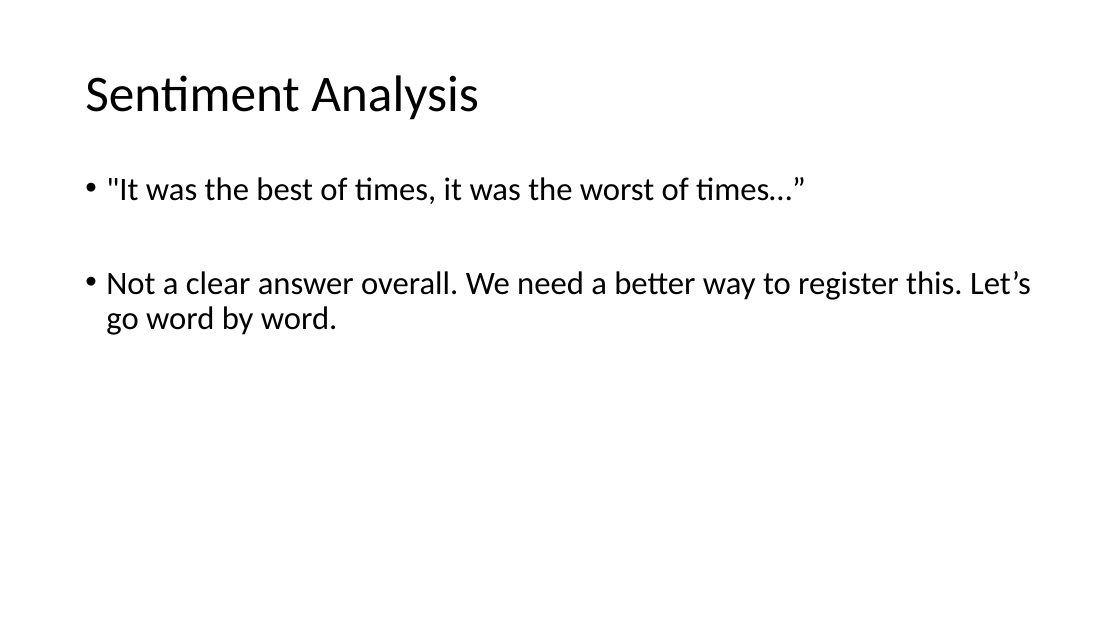
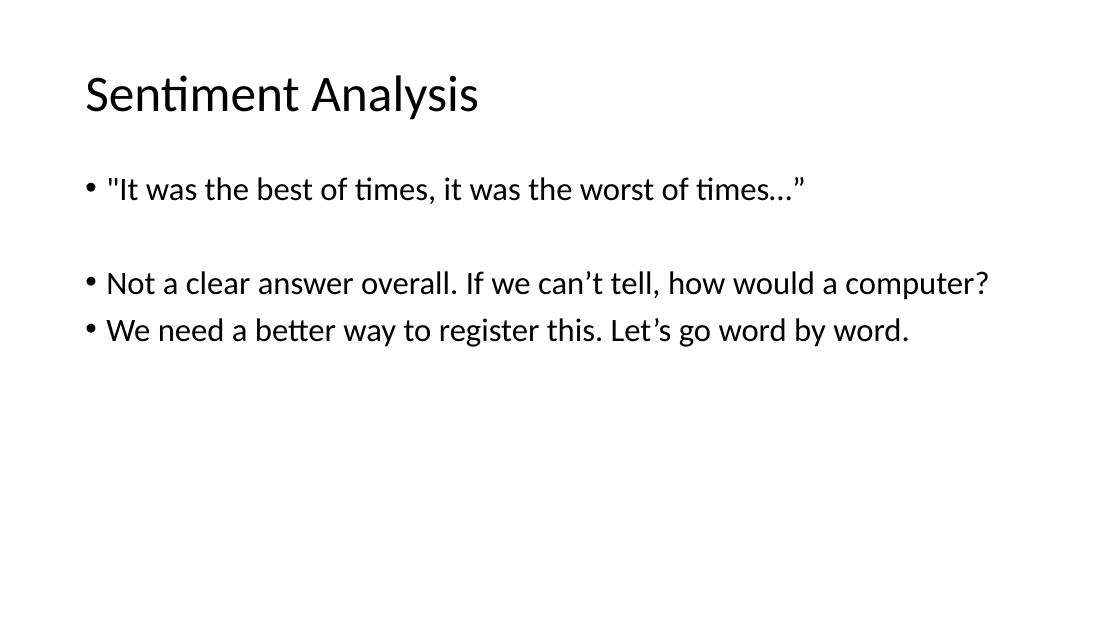
Before and after one commit to scholarslab/praxis, a slide deck: slide 12 of assets/workshop-on-workshops/workshop-on-workshops.pptx (slide 10 before the commit). Drawn at 1120x630 pixels with LibreOffice and Linux fonts; fonts in the diff are those of the drawing. Boxes give left, top, right and bottom in pixels: in the first picture for what was removed or moved away, otherwise in the second. Text is boxed around its words. In the diff, an @@ line names an element or a change of style, - is before the commit and + after.

```diff
--- a/assets/workshop-on-workshops/workshop-on-workshops.pptx
+++ b/assets/workshop-on-workshops/workshop-on-workshops.pptx
@@ text at [106,271,989,347]: text changed @@
-• Not a clear answer overall. We need a better way to register this. Let’s go word by word.
+• Not a clear answer overall. If we can’t tell, how would a computer?
+• We need a better way to register this. Let’s go word by word.
```
Also in this commit, not shown: 10 other slides changed, 3 slides added, 5 slides removed, 2 other files.
